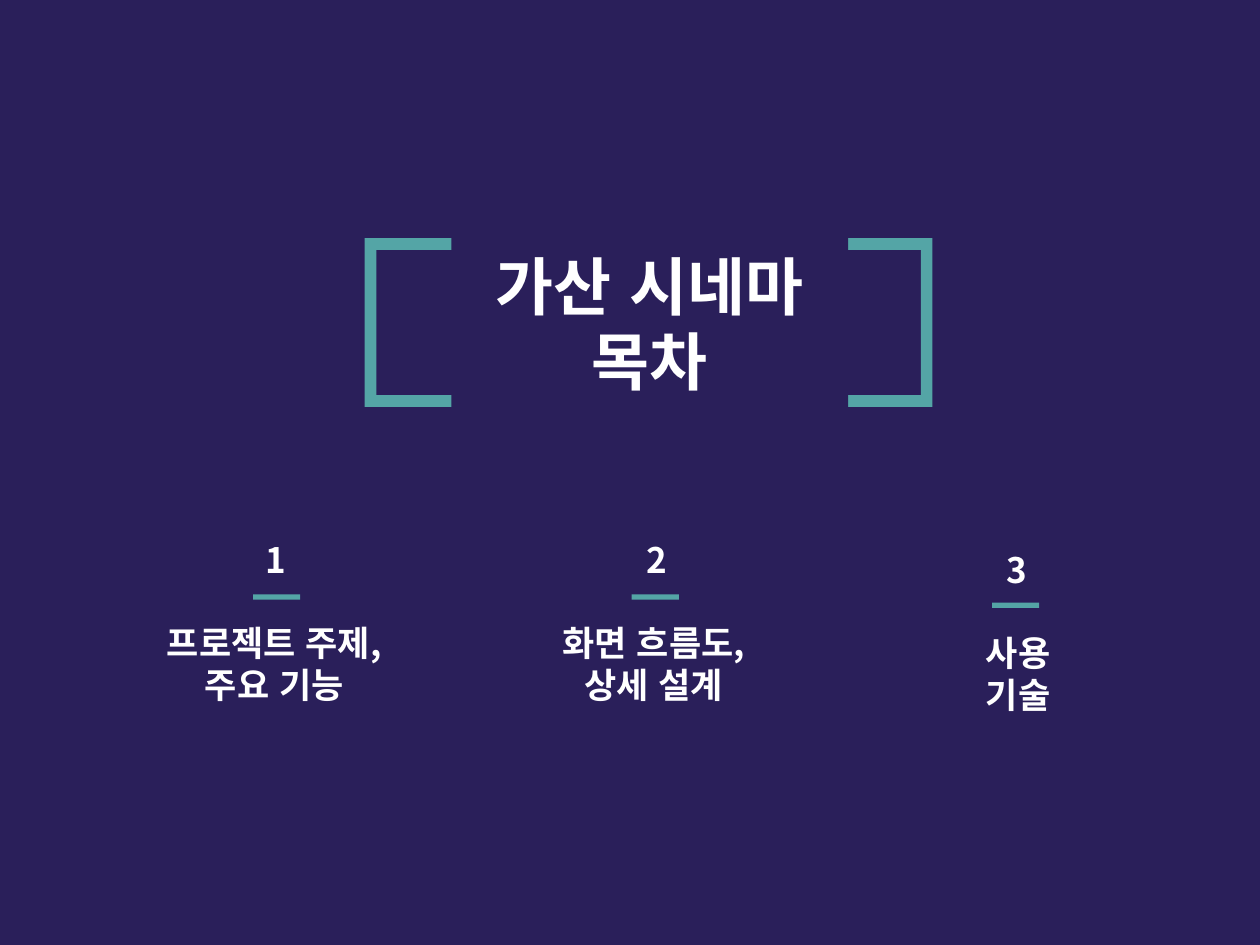
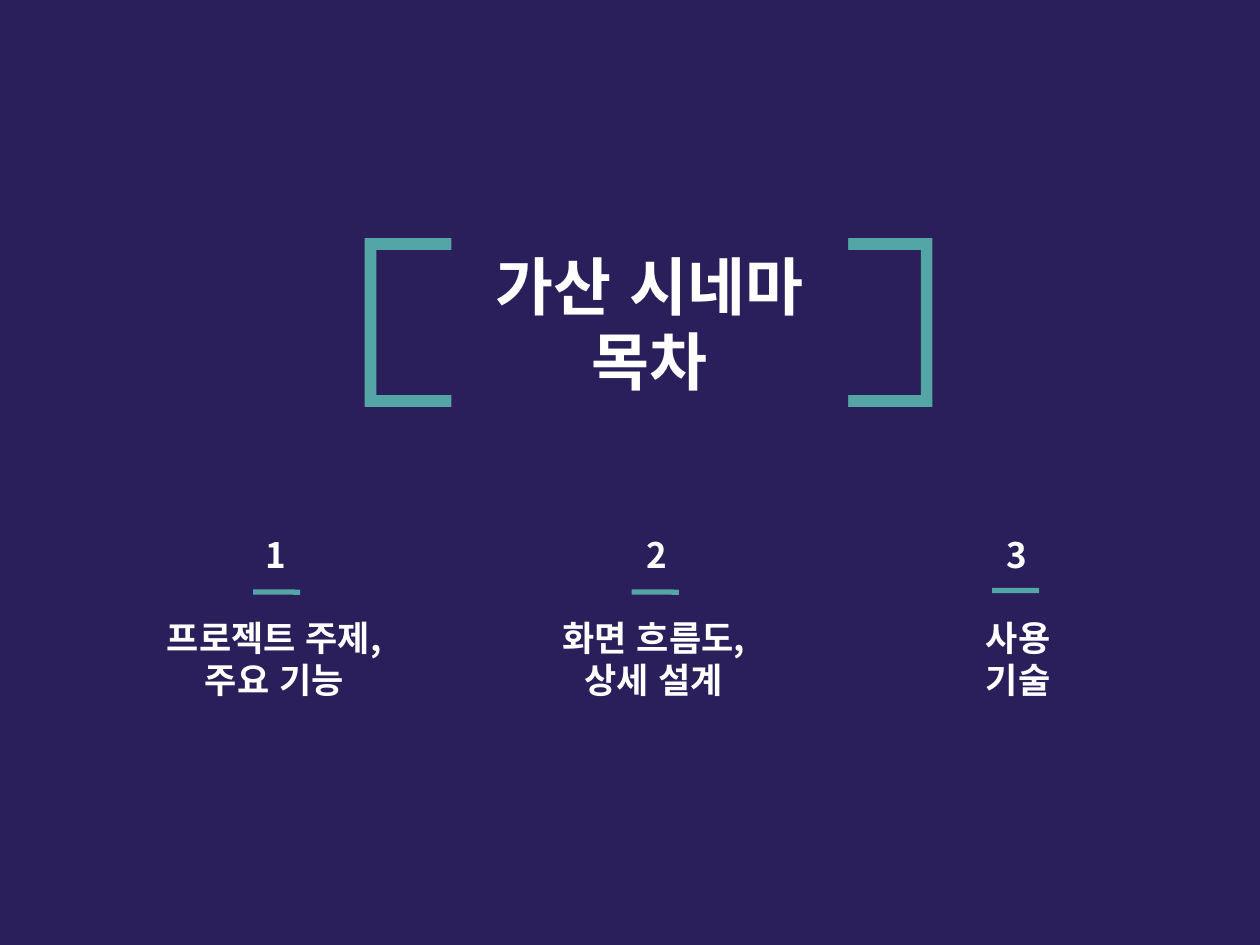
Before and after one commit to BoGwang/Project, a slide deck: slide 2 of document/[가산 시네마] 제안서.ppt. Drawn at 1260x945 pixels with LibreOffice and Linux fonts; fonts in the diff are those of the drawing. Boxes give left, top, right and bottom in pixels: in the first picture for what was removed or moved away, otherwise in the second. Text is boxed around its words. In the diff, an @@ line names an element or a change of style, - is before the commit and + after.

```diff
--- a/document/[가산 시네마] 제안서.ppt
+++ b/document/[가산 시네마] 제안서.ppt
@@ 4 texts, 2 lines: place and size @@
-4 texts, 2 lines at [167,546,745,701]
+4 texts, 2 lines at [167,541,745,696]
@@ 2 texts, 1 line: place and size @@
-2 texts, 1 line at [986,556,1050,711]
+2 texts, 1 line at [986,541,1050,696]
```
Also in this commit, not shown: 4 other slides changed, 1 other file.
